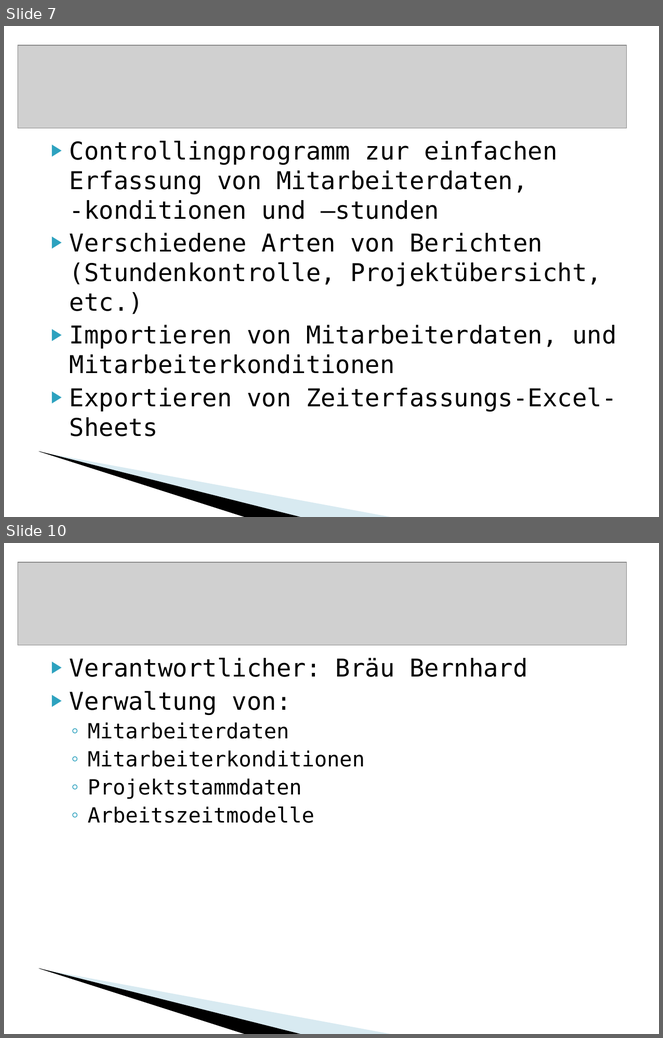
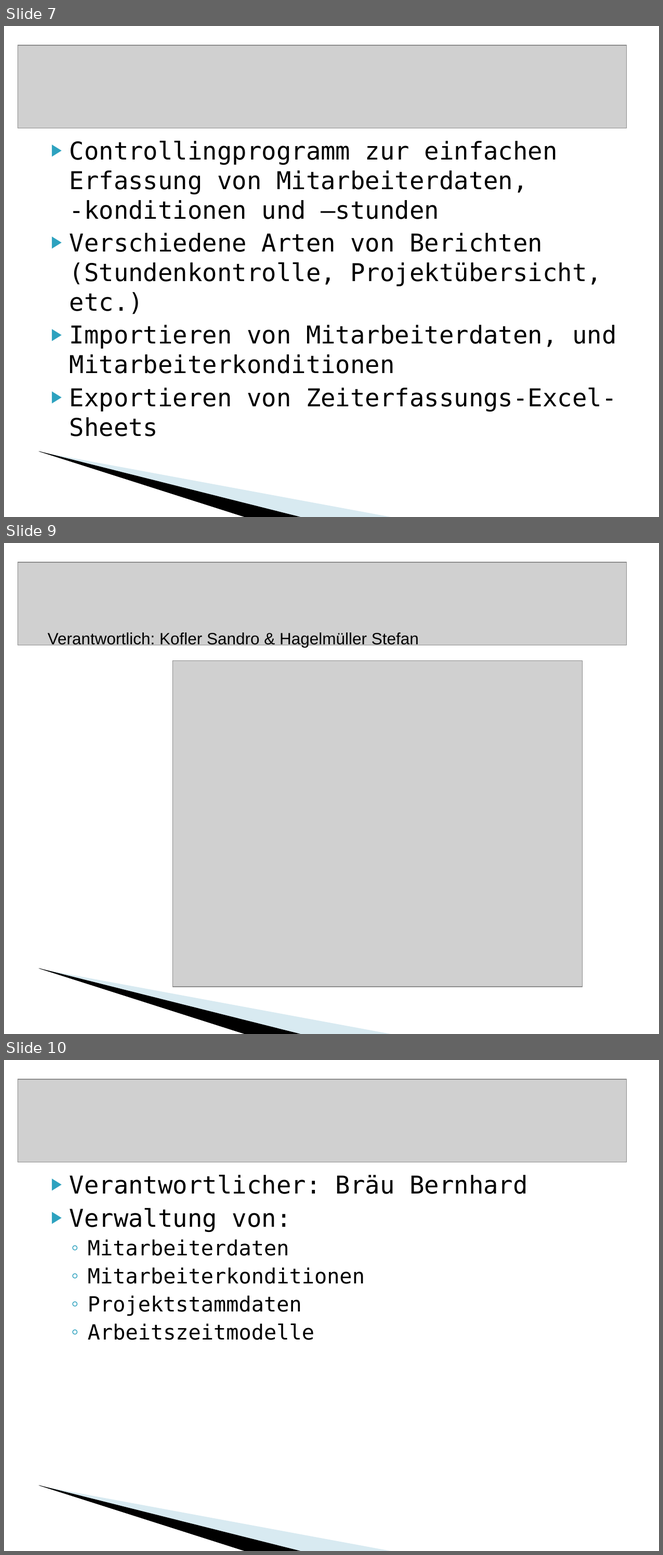
Before and after one commit to BackupTheBerlios/vacecontrolling-svn, a slide deck: docs/Präsentation.ppt. Shown one above the other, each under a label of ours: slides 7 and 10 before the commit, slides 7, 9 and 10 after it; the slides between them are not shown. The pictures are 663x1038 and 663x1555 pixels, drawn with LibreOffice and Linux fonts; fonts in the diff are those of the drawing; grey boxes stand for pictures; background and template pictures are left out. Boxes give left, top, right and bottom in pixels: in the first picture for what was removed or moved away, otherwise in the second. Text is boxed around its words. In the diff, an @@ line names an element or a change of style, - is before the commit and + after.

```diff
--- a/docs/Präsentation.ppt
+++ b/docs/Präsentation.ppt
@@ slide 9 added at [4,543,659,1034], background #FFFFFF; not listed: 2 template elements that a slide beside it also shows @@
@@ picture added at [18,562,626,645] @@
@@ text added at [48,632,419,648], 18 pt, text #000000 @@
+Verantwortlich: Kofler Sandro & Hagelmüller Stefan
@@ picture added at [173,661,583,987] @@
```
Also in this commit, not shown: 3 slides changed, 2 other slides added, 2 slides removed.
